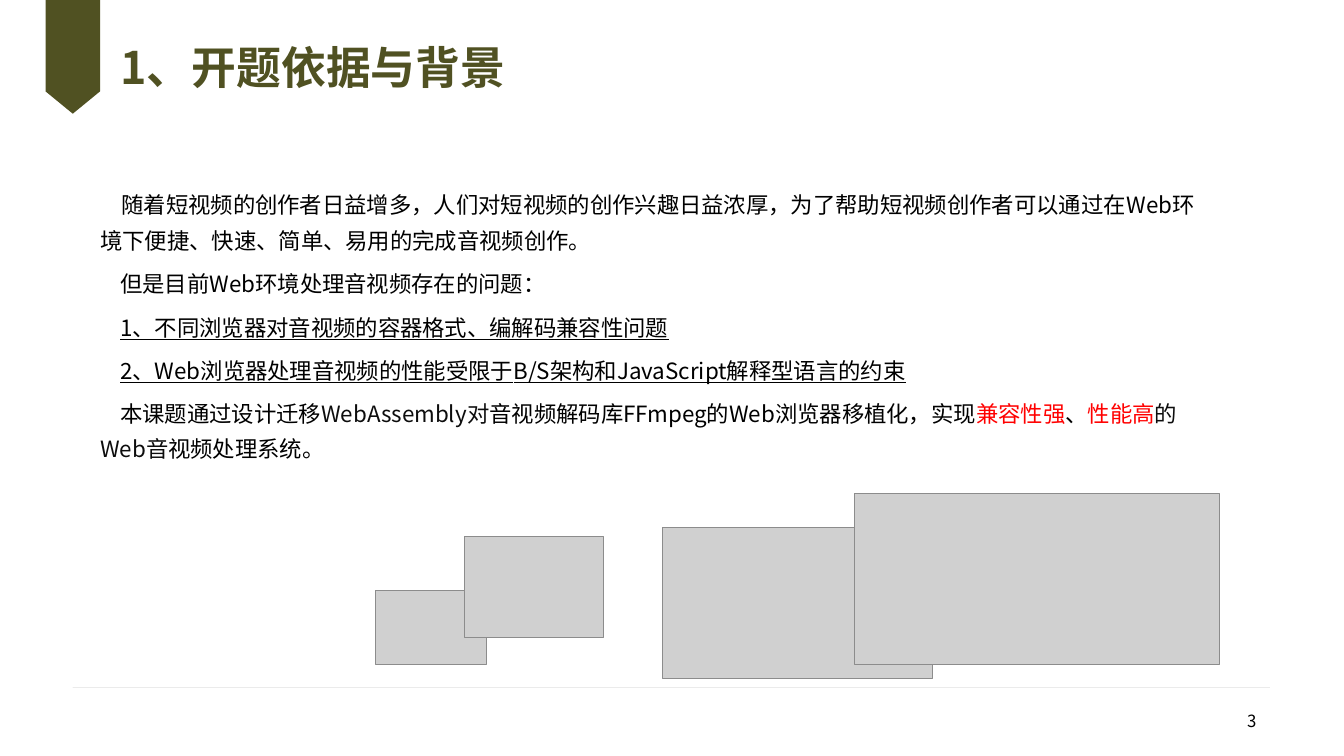
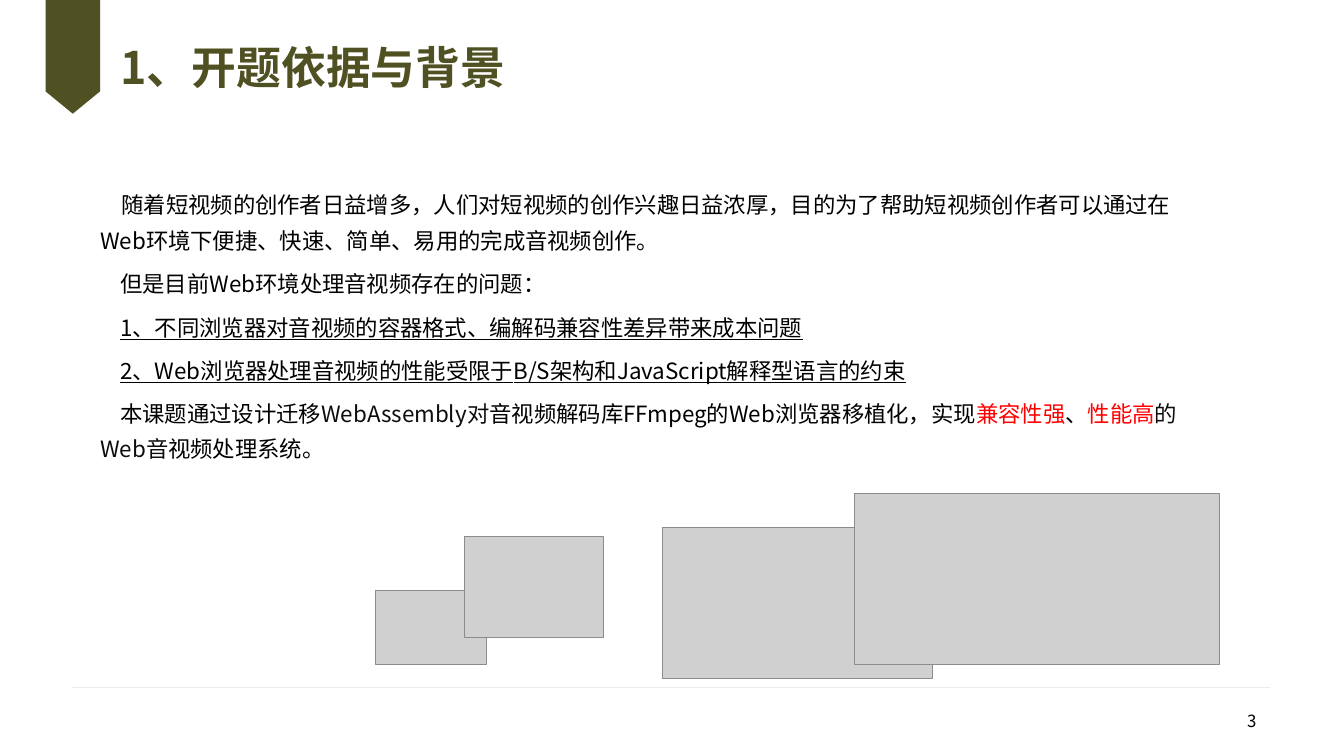
Before and after one commit to knoxnoe/GraduationProject, a slide deck: slide 3 of doc/paper/v2/缑通旺-开题.pptx. Drawn at 1344x756 pixels with LibreOffice and Linux fonts; fonts in the diff are those of the drawing; grey boxes stand for pictures; background and template pictures are left out. Boxes give left, top, right and bottom in pixels: in the first picture for what was removed or moved away, otherwise in the second. Text is boxed around its words. In the diff, an @@ line names an element or a change of style, - is before the commit and + after.

Commit message:
chore: 开题结束”

```diff
--- a/doc/paper/v2/缑通旺-开题.pptx
+++ b/doc/paper/v2/缑通旺-开题.pptx
@@ text at bbox=[100, 194, 1170, 251]: text changed @@
-随着短视频的创作者日益增多，人们对短视频的创作兴趣日益浓厚，为了帮助短视频创作者可以通过在Web环境下便捷、快速、简单、易用的完成音视频创作。
+随着短视频的创作者日益增多，人们对短视频的创作兴趣日益浓厚，目的为了帮助短视频创作者可以通过在Web环境下便捷、快速、简单、易用的完成音视频创作。
@@ text at bbox=[120, 317, 802, 340]: text changed @@
-1、不同浏览器对音视频的容器格式、编解码兼容性问题
+1、不同浏览器对音视频的容器格式、编解码兼容性差异带来成本问题
```
Also in this commit, not shown: 8 other slides changed, 4 other files.
